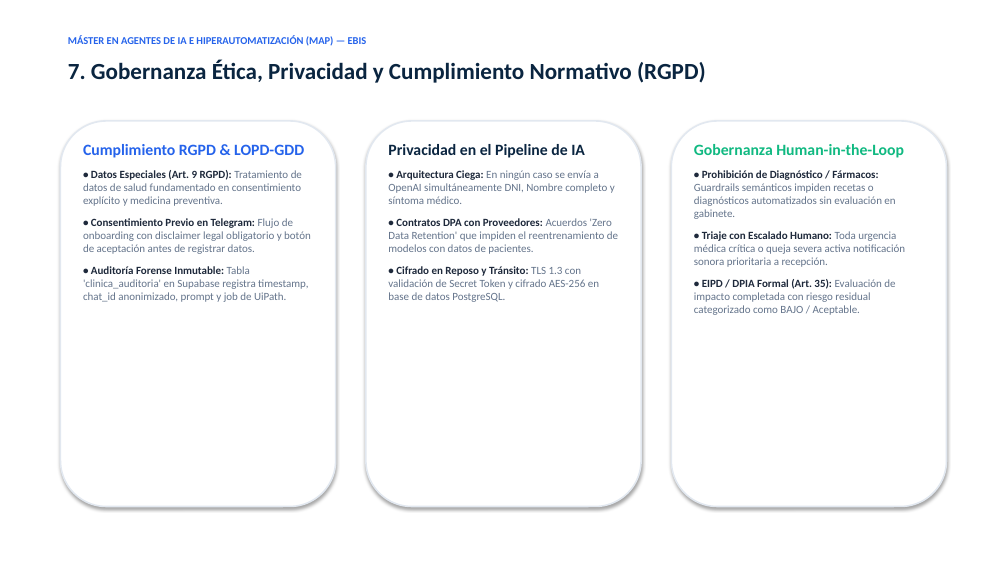
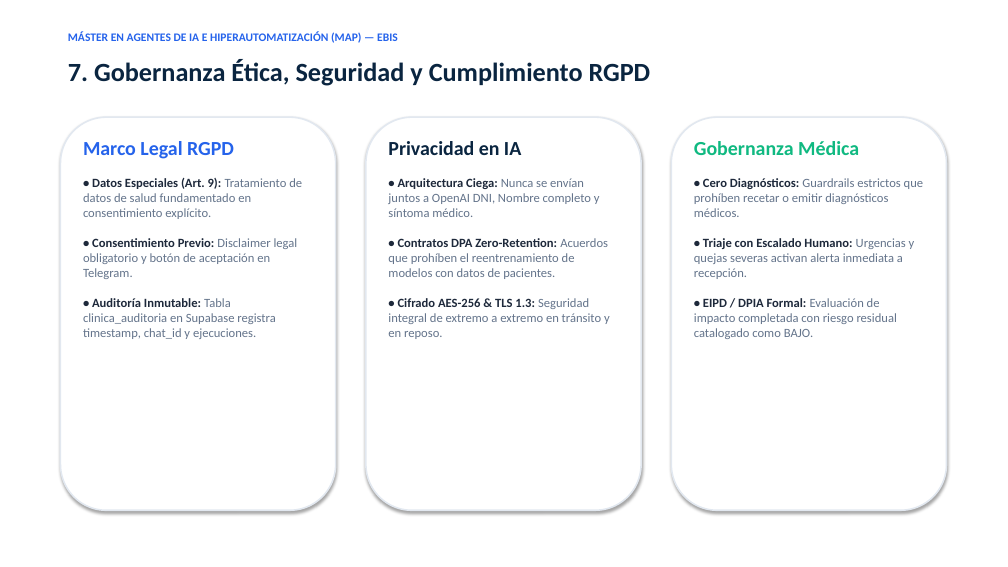
Before and after one commit to sabriesposito/clinica_neclatrony_tfm_ESPOSITO, a slide deck: slide 8 of docs/Defensa_TFM_Clinica_Neclatrony.pptx. Drawn at 1008x567 pixels with LibreOffice and Linux fonts; fonts in the diff are those of the drawing. Boxes give left, top, right and bottom in pixels: in the first picture for what was removed or moved away, otherwise in the second. Text is boxed around its words. In the diff, an @@ line names an element or a change of style, - is before the commit and + after.

```diff
--- a/docs/Defensa_TFM_Clinica_Neclatrony.pptx
+++ b/docs/Defensa_TFM_Clinica_Neclatrony.pptx
@@ text "MÁSTER EN AGENTES DE IA ..." at <box>68,32,398,43</box>: size 10 to 11 pt @@
@@ text at <box>68,59,651,86</box>: text changed; size 22 to 25 pt @@
-7. Gobernanza Ética, Privacidad y Cumplimiento Normativo (RGPD)
+7. Gobernanza Ética, Seguridad y Cumplimiento RGPD
@@ rounded rectangle: place and size @@
-rounded rectangle at <box>60,121,336,507</box>
+rounded rectangle at <box>60,117,336,510</box>
@@ rounded rectangle: place and size @@
-rounded rectangle at <box>366,121,641,507</box>
+rounded rectangle at <box>366,117,641,510</box>
@@ rounded rectangle: place and size @@
-rounded rectangle at <box>671,121,947,507</box>
+rounded rectangle at <box>671,117,947,510</box>
@@ text at <box>83,141,302,339</box>: text changed; size 10.5 to 12 pt @@
-Cumplimiento RGPD & LOPD-GDD
-• Datos Especiales (Art. 9 RGPD): Tratamiento de datos de salud fundamentado en consentimiento explícito y medicina preventiva.
-• Consentimiento Previo en Telegram: Flujo de onboarding con disclaimer legal obligatorio y botón de aceptación antes de registrar datos.
-• Auditoría Forense Inmutable: Tabla 'clinica_auditoria' en Supabase registra timestamp, chat_id anonimizado, prompt y job de UiPath.
+Marco Legal RGPD
+• Datos Especiales (Art. 9): Tratamiento de datos de salud fundamentado en consentimiento explícito.
+• Consentimiento Previo: Disclaimer legal obligatorio y botón de aceptación en Telegram.
+• Auditoría Inmutable: Tabla clinica_auditoria en Supabase registra timestamp, chat_id y ejecuciones.
@@ text at <box>388,141,610,339</box>: text changed; size 10.5 to 12 pt @@
-Privacidad en el Pipeline de IA
-• Arquitectura Ciega: En ningún caso se envía a OpenAI simultáneamente DNI, Nombre completo y síntoma médico.
-• Contratos DPA con Proveedores: Acuerdos 'Zero Data Retention' que impiden el reentrenamiento de modelos con datos de pacientes.
-• Cifrado en Reposo y Tránsito: TLS 1.3 con validación de Secret Token y cifrado AES-256 en base de datos PostgreSQL.
+Privacidad en IA
+• Arquitectura Ciega: Nunca se envían juntos a OpenAI DNI, Nombre completo y síntoma médico.
+• Contratos DPA Zero-Retention: Acuerdos que prohíben el reentrenamiento de modelos con datos de pacientes.
+• Cifrado AES-256 & TLS 1.3: Seguridad integral de extremo a extremo en tránsito y en reposo.
@@ text at <box>694,141,923,339</box>: text changed; size 10.5 to 12 pt @@
-Gobernanza Human-in-the-Loop
-• Prohibición de Diagnóstico / Fármacos: Guardrails semánticos impiden recetas o diagnósticos automatizados sin evaluación en gabinete.
-• Triaje con Escalado Humano: Toda urgencia médica crítica o queja severa activa notificación sonora prioritaria a recepción.
-• EIPD / DPIA Formal (Art. 35): Evaluación de impacto completada con riesgo residual categorizado como BAJO / Aceptable.
+Gobernanza Médica
+• Cero Diagnósticos: Guardrails estrictos que prohíben recetar o emitir diagnósticos médicos.
+• Triaje con Escalado Humano: Urgencias y quejas severas activan alerta inmediata a recepción.
+• EIPD / DPIA Formal: Evaluación de impacto completada con riesgo residual catalogado como BAJO.
```
Also in this commit, not shown: 9 other slides changed.
